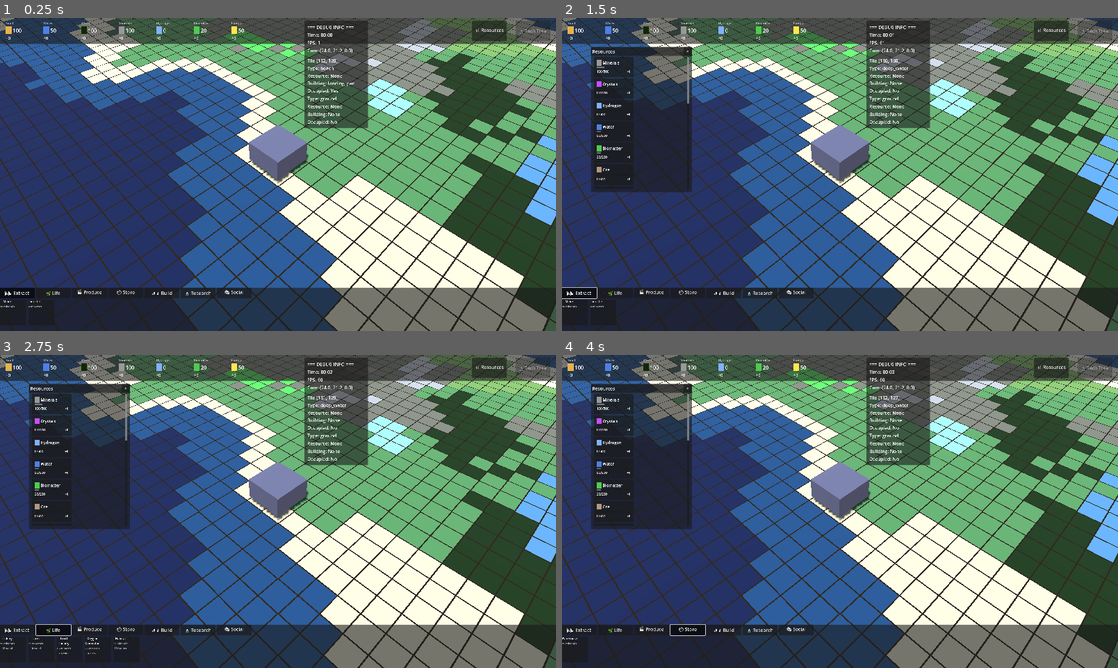
Above: before the commit, frames 1-4 (two rows, left to right).
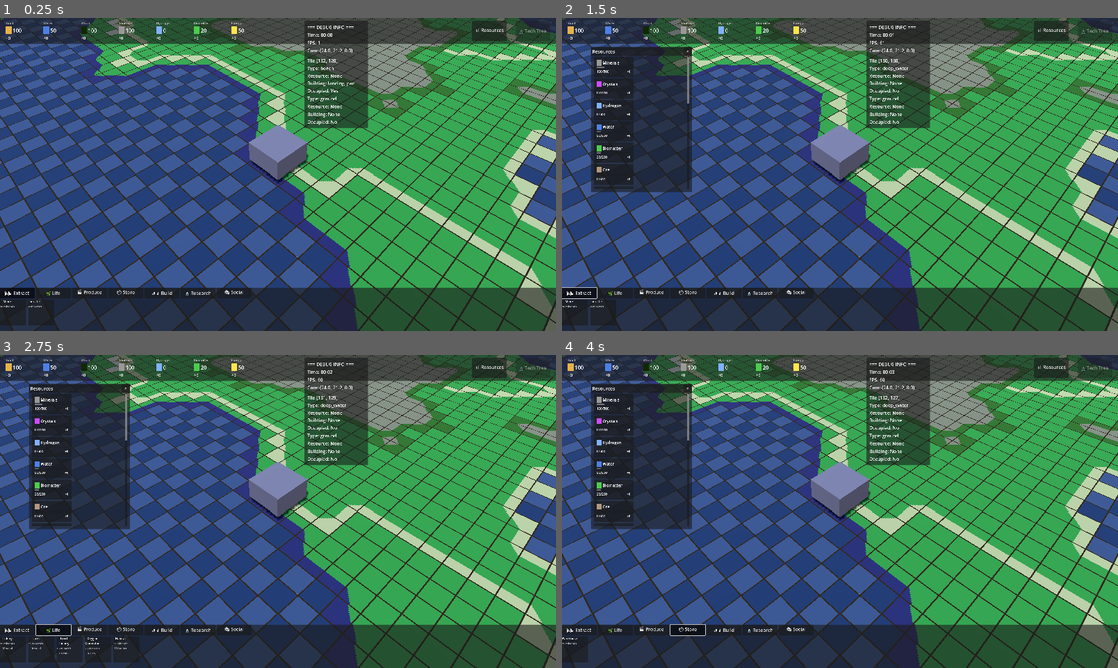
Above: after the commit, the same moments.

Repository: Doudini/Colony
Game: Godot game, scene res://scenes/planet_surface.tscn
Two runs of this game, one before a commit and one after it. Both use one fixed random seed, a clock stepped at 60 frames per second and the inputs below.
Inputs:
- Up to frame 1 (0.25 s): no input
- Up to frame 2 (1.5 s): click "📊 Resources" at 0.5 s; click "⛏️ Extract" at 1.25 s
- Up to frame 3 (2.75 s): click "🌿 Life" at 2 s
- Up to frame 4 (4 s): click "🏭 Produce" at 2.75 s; click "📦 Store" at 3.5 s

The runs differ from the first frame. In frame 1, 57% of the frame differs, in the area x 0-100%, y 0-100%; in frame 2, 54%; in frame 3, 54%; in frame 4, 54%.

Commit message:
fix marching square algorithm and add base textire

Diff:
--- a/scenes/planet_surface.tscn
+++ b/scenes/planet_surface.tscn
@@ -1,9 +1,10 @@
-[gd_scene load_steps=15 format=3 uid="uid://b16oqxjwwn8o"]
+[gd_scene load_steps=16 format=3 uid="uid://b16oqxjwwn8o"]
 
 [ext_resource type="Script" uid="uid://uyml78vfo4qg" path="res://scripts/planet_surface.gd" id="1"]
 [ext_resource type="Script" uid="uid://bg56vuqy6ihdv" path="res://scripts/isometric_camera.gd" id="2"]
 [ext_resource type="Script" uid="uid://745kscm3s30p" path="res://scripts/tile_grid.gd" id="3"]
 [ext_resource type="Script" uid="uid://ettjpehl4bl" path="res://scripts/building_manager.gd" id="4"]
+[ext_resource type="Texture2D" uid="uid://deaha6w8pd3rt" path="res://tex/terrain_tileset_v2.png" id="4_kj5d6"]
 [ext_resource type="Script" uid="uid://smrqwv25bkk8" path="res://scripts/clean_modern_ui.gd" id="5"]
 [ext_resource type="Script" uid="uid://bryxgcbgep5fn" path="res://scripts/debug_overlay.gd" id="6"]
 [ext_resource type="Script" uid="uid://dnbjqnnwc1h04" path="res://scripts/hover_detector.gd" id="7"]
@@ -34,6 +35,7 @@
 
 [node name="TileGrid" type="Node3D" parent="."]
 script = ExtResource("3")
+terrain_atlas = ExtResource("4_kj5d6")
 
 [node name="BuildingManager" type="Node3D" parent="."]
 script = ExtResource("4")
--- a/scripts/tile_grid.gd
+++ b/scripts/tile_grid.gd
@@ -1,23 +1,16 @@
 extends Node3D
 class_name TileGrid
 
-# =========================
-# CONFIG
-# =========================
-
 const TILE_SIZE := 2.0
 const CHUNK_SIZE := 16
 
 @export var grid_width := 256
 @export var grid_height := 256
-
-# =========================
-# DATA
-# =========================
 
 var grid: Array = []
 var resource_deposits: Dictionary = {}
 var chunk_meshes: Dictionary = {}
+var corner_grid: Array = []
 
 # Terrain noise layers
 var height_noise: FastNoiseLite
@@ -192,7 +185,7 @@
 }
 
 # Texture atlas settings
-const ATLAS_TILE_SIZE := 128  # Size of each tile in pixels
+const ATLAS_TILE_SIZE := 16  # Size of each tile in pixels
 const ATLAS_TILES_PER_ROW := 16  # 16 tiles per row (marching squares + variations)
 @export var terrain_atlas: Texture2D  # Assigned in editor
 
@@ -209,12 +202,40 @@
 	_add_marshes()
 	_smooth_terrain()
 	_place_major_rivers()  # New: Place long rivers first
+	_build_corner_grid()
 	_place_resource_deposits()
 	_create_visual_grid()
 
 # =========================
 # GRID SETUP
 # =========================
+func _build_corner_grid():
+	corner_grid.clear()
+	corner_grid.resize(grid_width + 1)
+
+	for x in range(grid_width + 1):
+		corner_grid[x] = []
+		for y in range(grid_height + 1):
+			corner_grid[x].append(_resolve_corner_type(x, y))
+func _resolve_corner_type(cx: int, cy: int) -> String:
+	var best_type := ""
+	var best_priority := -INF
+
+	for dx in [-1, 0]:
+		for dy in [-1, 0]:
+			var tx = cx + dx
+			var ty = cy + dy
+			if tx < 0 or ty < 0 or tx >= grid_width or ty >= grid_height:
+				continue
+
+			var t = grid[tx][ty]["type"]
+			var p = TERRAIN_PRIORITY.get(t, 0)
+
+			if p > best_priority:
+				best_priority = p
+				best_type = t
+
+	return best_type
 
 func _initialize_grid():
 	grid.clear()
@@ -898,53 +919,145 @@
 # AUTOTILING FUNCTIONS
 # =========================
 
+#func _get_autotile_index(pos: Vector2i) -> int:
+	#"""
+	#Returns the marching squares tile index (0-15) based on neighbors.
+	#Checks 4 cardinal directions against the transition target.
+	#"""
+	#var tile_type = grid[pos.x][pos.y]["type"]
+#
+	## If this terrain doesn't transition, use solid tile (all neighbors match)
+	#if not tile_type in TERRAIN_TRANSITIONS:
+		## For water and other non-transitioning types, add variation
+		#if tile_type in ["shallow_water", "deep_water"]:
+			#return _get_water_variation(pos)
+		#return 15  # Solid tile
+#
+	#var transition_to = TERRAIN_TRANSITIONS[tile_type]
+	#var my_priority = TERRAIN_PRIORITY.get(tile_type, 0)
+#
+	## Check 4 cardinal neighbors (N, E, S, W) for marching squares
+	#var neighbors = [
+		#Vector2i(0, -1),  # North
+		#Vector2i(1, 0),   # East
+		#Vector2i(0, 1),   # South
+		#Vector2i(-1, 0)   # West
+	#]
+	## Check 4 cardinal edges, but consider diagonal corners for smoother marching squares.
+	#var edge_offsets = [
+		#[Vector2i(0, -1), Vector2i(-1, -1), Vector2i(1, -1)],  # North edge + corners
+		#[Vector2i(1, 0), Vector2i(1, -1), Vector2i(1, 1)],     # East edge + corners
+		#[Vector2i(0, 1), Vector2i(-1, 1), Vector2i(1, 1)],      # South edge + corners
+		#[Vector2i(-1, 0), Vector2i(-1, -1), Vector2i(-1, 1)]    # West edge + corners
+	#]
+#
+	#var bitmask = 0
+	#for i in range(4):
+		##var has_transition_neighbor = false
+		##for offset in edge_offsets[i]:
+			##var check_pos = pos + offset
+			##if not is_valid_pos(check_pos):
+				##continue
+			##var neighbor_type = grid[check_pos.x][check_pos.y]["type"]
+			##var neighbor_priority = TERRAIN_PRIORITY.get(neighbor_type, 0)
+			##if neighbor_type == transition_to or neighbor_priority > my_priority:
+				##has_transition_neighbor = true
+				##break
+#
+		#var check_pos = pos + neighbors[i]
+##
+		## Edge of map counts as matching (prevents edge artifacts)
+		#if not is_valid_pos(check_pos):
+			#bitmask |= (1 << (3 - i))
+			#continue
+#
+		#var neighbor_type = grid[check_pos.x][check_pos.y]["type"]
+		#var neighbor_priority = TERRAIN_PRIORITY.get(neighbor_type, 0)
+#
+		## If neighbor is same type OR lower priority, we don't transition
+		## If neighbor is our transition target OR higher priority, we do transition
+		#if neighbor_type == tile_type or neighbor_priority < my_priority:
+#
+			#bitmask |= (1 << (3 - i))
+#
+			##bitmask |= (1 << (3 - i))
+#
+	## For fully surrounded tiles (all neighbors same), add variation
+	##if bitmask == 15:
+		##return _get_tile_variation(pos, tile_type)
+#
+	#return bitmask
+
+#func _corner_filled(
+	#pos: Vector2i,
+	#base_type: String,
+	#base_priority: int
+#) -> bool:
+	#if not is_valid_pos(pos):
+		#return true  # treat outside as filled to avoid holes
+#
+	#var t = grid[pos.x][pos.y]["type"]
+	#var p = TERRAIN_PRIORITY.get(t, 0)
+#
+	#return t == base_type or p < base_priority
+func _corner_filled(
+	corner_pos: Vector2i,
+	base_type: String,
+	base_priority: int
+) -> bool:
+	if corner_pos.x < 0 or corner_pos.y < 0 \
+	or corner_pos.x > grid_width or corner_pos.y > grid_height:
+		return true
+
+	var t = corner_grid[corner_pos.x][corner_pos.y]
+	var p = TERRAIN_PRIORITY.get(t, 0)
+
+	# Filled if same terrain OR lower priority
+	return t == base_type or p < base_priority
+
 func _get_autotile_index(pos: Vector2i) -> int:
-	"""
-	Returns the marching squares tile index (0-15) based on neighbors.
-	Checks 4 cardinal directions against the transition target.
-	"""
-	var tile_type = grid[pos.x][pos.y]["type"]
-
-	# If this terrain doesn't transition, use solid tile (all neighbors match)
-	if not tile_type in TERRAIN_TRANSITIONS:
-		# For water and other non-transitioning types, add variation
-		if tile_type in ["shallow_water", "deep_water"]:
+	var base_type = grid[pos.x][pos.y]["type"]
+
+	if not base_type in TERRAIN_TRANSITIONS:
+		if base_type in ["shallow_water", "deep_water"]:
 			return _get_water_variation(pos)
-		return 15  # Solid tile
-
-	var transition_to = TERRAIN_TRANSITIONS[tile_type]
-	var my_priority = TERRAIN_PRIORITY.get(tile_type, 0)
-
-	# Check 4 cardinal neighbors (N, E, S, W) for marching squares
-	var neighbors = [
-		Vector2i(0, -1),  # North
-		Vector2i(1, 0),   # East
-		Vector2i(0, 1),   # South
-		Vector2i(-1, 0)   # West
-	]
-
-	var bitmask = 0
-	for i in range(4):
-		var check_pos = pos + neighbors[i]
-
-		# Edge of map counts as matching (prevents edge artifacts)
-		if not is_valid_pos(check_pos):
-			bitmask |= (1 << (3 - i))
-			continue
-
-		var neighbor_type = grid[check_pos.x][check_pos.y]["type"]
-		var neighbor_priority = TERRAIN_PRIORITY.get(neighbor_type, 0)
-
-		# If neighbor is same type OR lower priority, we don't transition
-		# If neighbor is our transition target OR higher priority, we do transition
-		if neighbor_type == tile_type or neighbor_priority < my_priority:
-			bitmask |= (1 << (3 - i))
-
-	# For fully surrounded tiles (all neighbors same), add variation
-	if bitmask == 15:
-		return _get_tile_variation(pos, tile_type)
-
-	return bitmask
+		return 15
+
+	var base_priority = TERRAIN_PRIORITY[base_type]
+	var mask := 0
+
+	if _corner_filled(pos + Vector2i(0, 0), base_type, base_priority):
+		mask |= 1
+	if _corner_filled(pos + Vector2i(1, 0), base_type, base_priority):
+		mask |= 2
+	if _corner_filled(pos + Vector2i(1, 1), base_type, base_priority):
+		mask |= 4
+	if _corner_filled(pos + Vector2i(0, 1), base_type, base_priority):
+		mask |= 8
+
+	# Dual-grid ambiguity fix
+	if mask == 5 or mask == 10:
+		var center_priority := 0
+		var count := 0
+
+		for dx in [0, 1]:
+			for dy in [0, 1]:
+				var p = pos + Vector2i(dx, dy)
+				if is_valid_pos(p):
+					center_priority += TERRAIN_PRIORITY.get(grid[p.x][p.y]["type"], 0)
+					count += 1
+
+		if count > 0:
+			center_priority /= count
+
+		if center_priority < base_priority:
+			mask = 15 - mask
+
+	if mask == 15:
+		return _get_tile_variation(pos, base_type)
+
+	return mask
+
 
 func _get_tile_variation(pos: Vector2i, tile_type: String) -> int:
 	"""
@@ -964,7 +1077,7 @@
 	var variation = seed_value % config["variations"]
 
 	# Variation tiles start after the base 16 tiles
-	return 15 + variation
+	return 15 # + variation
 
 func _get_water_variation(pos: Vector2i) -> int:
 	"""
@@ -1013,11 +1126,21 @@
 
 	# Return as [TL, TR, BR, BL]
 	return [
+		Vector2(u_left, v_bottom),    # Bottom-left
+		Vector2(u_right, v_bottom),  # Bottom-right
+		Vector2(u_right, v_top),     # Top-right
 		Vector2(u_left, v_top),      # Top-left
-		Vector2(u_right, v_top),     # Top-right
-		Vector2(u_right, v_bottom),  # Bottom-right
-		Vector2(u_left, v_bottom)    # Bottom-left
+
+
+
 	]
+	#return [
+		#Vector2(u_right, v_bottom),  # Bottom-right
+		#Vector2(u_left, v_bottom),    # Bottom-left
+		#
+		#Vector2(u_left, v_top),      # Top-left
+		#Vector2(u_right, v_top),     # Top-right
+	#]
 
 # =========================
 # CHUNK MESH GENERATION
Binary file added: tex/terrain_tileset_v2.png
